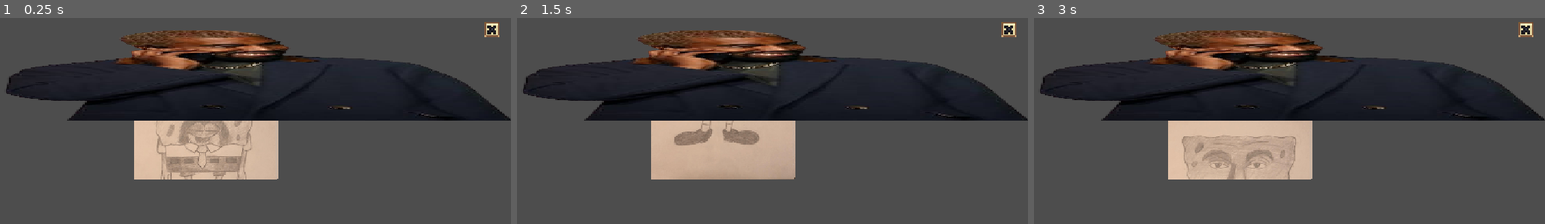
Above: before the commit, frames 1-3 (left to right).
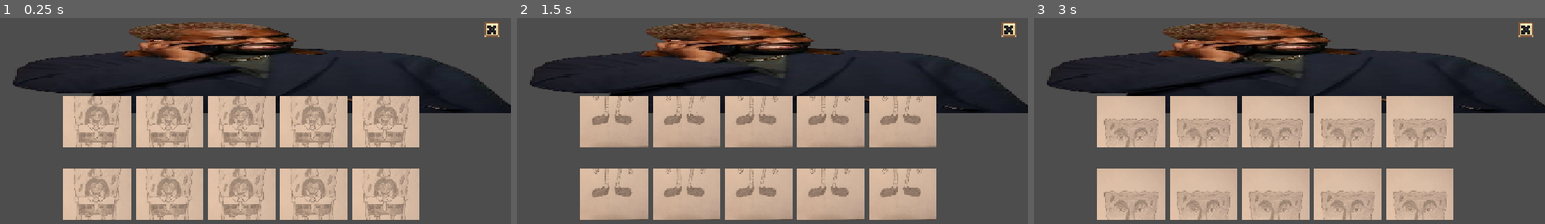
Above: after the commit, the same moments.

Repository: Cafle/craftpix-gamejam
Game: Godot game, scene res://Scenes/UI/Shop.tscn
Two runs of this game, one before a commit and one after it. Both use one fixed random seed, a clock stepped at 60 frames per second and the inputs below. This scene is started directly instead of the project's main scene.
Inputs (mouse positions are in pixels of both pictures, inside the frame that each line leads up to):
- Up to frame 1 (0.25 s): no input
- Up to frame 2 (1.5 s): move the mouse to (721, 131) at 0.52 s; hold Right (ui_right) from 0.53 s (still down); tap Up (ui_up) at 0.77 s; move the mouse to (721, 131) at 1.27 s
- Up to frame 3 (3 s): tap Up (ui_up) at 1.52 s; move the mouse to (1238, 133) at 2.02 s; release Right (ui_right) at 2.03 s; hold Left (ui_left) 2.03-2.78 s; move the mouse to (1238, 133) at 2.77 s; hold Right (ui_right) from 2.78 s (still down)

The runs differ from the first frame. In frame 1, 44% of the frame differs, in the area x 1-100%, y 1-99%; in frame 2, 44%; in frame 3, 43%.

Commit message:
shopmanager functionality proven

Diff:
--- /dev/null
+++ b/Assets/potion_items/fire.tres
@@ -0,0 +1,13 @@
+[gd_resource type="Resource" script_class="potionData" format=3 uid="uid://67gmne1juveb"]
+
+[ext_resource type="Script" uid="uid://3oymf2mr7i32" path="res://Scripts/UI/potionData.gd" id="1_hejl5"]
+
+[resource]
+script = ExtResource("1_hejl5")
+name = "Fire"
+taste = "testy"
+desc = "hopefully it works"
+cost = 1
+potency = 1
+texture = 15
+metadata/_custom_type_script = "uid://3oymf2mr7i32"
--- /dev/null
+++ b/Assets/potion_items/water.tres
@@ -0,0 +1,13 @@
+[gd_resource type="Resource" script_class="potionData" format=3 uid="uid://beuefpyp12p4i"]
+
+[ext_resource type="Script" uid="uid://3oymf2mr7i32" path="res://Scripts/UI/potionData.gd" id="1_3jop7"]
+
+[resource]
+script = ExtResource("1_3jop7")
+name = "Water"
+taste = "testy"
+desc = "hopefully it works"
+cost = 1
+potency = 1
+texture = 15
+metadata/_custom_type_script = "uid://3oymf2mr7i32"
--- a/Scenes/UI/Shop.tscn
+++ b/Scenes/UI/Shop.tscn
@@ -3,6 +3,9 @@
 [ext_resource type="Script" uid="uid://bo2wks1tds143" path="res://Scripts/UI/Shop_manager.gd" id="1_3jh66"]
 [ext_resource type="Texture2D" uid="uid://b2ck4gy6e6vna" path="res://Assets/Character/ye-removebg-preview.png" id="1_rllpi"]
 [ext_resource type="PackedScene" uid="uid://ddijnsggtqjod" path="res://Scenes/UI/potion.tscn" id="2_6qnyu"]
+[ext_resource type="Resource" uid="uid://brpofv6fa3bpx" path="res://Assets/potion_items/test.tres" id="2_eedsn"]
+[ext_resource type="Resource" uid="uid://67gmne1juveb" path="res://Assets/potion_items/fire.tres" id="3_y8wv3"]
+[ext_resource type="Resource" uid="uid://beuefpyp12p4i" path="res://Assets/potion_items/water.tres" id="4_jw70x"]
 [ext_resource type="Theme" uid="uid://cfx1uvctms1cn" path="res://Assets/UI/MAIN_THEME.tres" id="4_l5jkk"]
 [ext_resource type="Texture2D" uid="uid://buo67t4ru5fj8" path="res://Assets/UI/Main_menu.png" id="5_4vyng"]
 
@@ -15,33 +18,37 @@
 anchors_preset = 0
 script = ExtResource("1_3jh66")
 potions = 10
-columns = 2
+columns = 5
+Testdata = ExtResource("2_eedsn")
+Fire = ExtResource("3_y8wv3")
+water = ExtResource("4_jw70x")
 
-[node name="VBoxContainer" type="VBoxContainer" parent="." unique_id=1529367837]
-custom_minimum_size = Vector2(32, 32)
+[node name="Container" type="Control" parent="." unique_id=830695573]
+anchors_preset = 0
+offset_left = 576.0
+offset_top = 324.0
+offset_right = 576.0
+offset_bottom = 324.0
+
+[node name="Sprite2D" type="Sprite2D" parent="Container" unique_id=1862759272]
+position = Vector2(96, -212)
+scale = Vector2(3.3277404, 0.46420583)
+texture = ExtResource("1_rllpi")
+
+[node name="CenterContainer" type="CenterContainer" parent="." unique_id=638452423]
+propagate_maximum_size = false
 layout_mode = 0
-offset_right = 1144.0
-offset_bottom = 640.0
-alignment = 1
+offset_right = 1152.0
+offset_bottom = 648.0
 
-[node name="CenterContainer" type="CenterContainer" parent="VBoxContainer" unique_id=638452423]
-custom_minimum_size = Vector2(32, 400)
-layout_mode = 2
-
-[node name="GridContainer" type="GridContainer" parent="VBoxContainer/CenterContainer" unique_id=822432679]
+[node name="GridContainer" type="GridContainer" parent="CenterContainer" unique_id=822432679]
 custom_minimum_size = Vector2(128, 128)
 layout_mode = 2
+theme_override_constants/h_separation = 24
+theme_override_constants/v_separation = 24
 
-[node name="Potion" parent="VBoxContainer/CenterContainer/GridContainer" unique_id=23882873 instance=ExtResource("2_6qnyu")]
+[node name="Potion" parent="CenterContainer/GridContainer" unique_id=23882873 instance=ExtResource("2_6qnyu")]
 layout_mode = 2
-
-[node name="Container" type="Container" parent="VBoxContainer" unique_id=1499867586]
-layout_mode = 2
-
-[node name="Sprite2D" type="Sprite2D" parent="VBoxContainer/Container" unique_id=1862759272]
-position = Vector2(656, -394)
-scale = Vector2(3.3277404, 0.46420583)
-texture = ExtResource("1_rllpi")
 
 [node name="back" type="TextureButton" parent="." unique_id=592364669]
 z_index = 5
--- a/Scenes/UI/potion.tscn
+++ b/Scenes/UI/potion.tscn
@@ -37,12 +37,15 @@
 size = Vector2(296, 160)
 
 [node name="Potion" type="Control" unique_id=23882873]
+custom_minimum_size = Vector2(128, 128)
 layout_mode = 3
 anchors_preset = 0
 offset_right = 40.0
 offset_bottom = 40.0
 
 [node name="Potion" type="AnimatedSprite2D" parent="." unique_id=1815558133]
+position = Vector2(73, 50.5)
+scale = Vector2(0.47333333, 0.64457834)
 sprite_frames = SubResource("SpriteFrames_kk4ix")
 autoplay = "default"
 frame_progress = 0.7417033
--- a/Scripts/UI/Shop_manager.gd
+++ b/Scripts/UI/Shop_manager.gd
@@ -3,20 +3,33 @@
 @export var potions: int
 @export var columns: int
 
-@onready var potion = $VBoxContainer/CenterContainer/GridContainer/Potion
-@onready var grid = $VBoxContainer/CenterContainer/GridContainer
+@onready var potion = $CenterContainer/GridContainer/Potion
+@onready var grid = $CenterContainer/GridContainer
 @onready var Back = $back
+
+@export var Testdata : potionData
+@export var Fire : potionData
+@export var water : potionData
+
 
 # Called when the node enters the scene tree for the first time.
 func _ready() -> void:
 
 	grid.columns = columns
 	var x = 0
-	for i in potions:
+	for i in potions - 1:
 		print(x)
 		x+=1
 		grid.add_child(potion.duplicate())
-	print
+	var potionslots = grid.get_children()
+
+	potionslots[2].get_child(0).data = Fire
+
+	potionslots[5].get_child(0).data = water
+
+	for i in potionslots:
+		print(i.get_child(0).data.name)
+
 	Back.button_up.connect(_back)
 
 # Called every frame. 'delta' is the elapsed time since the previous frame.
